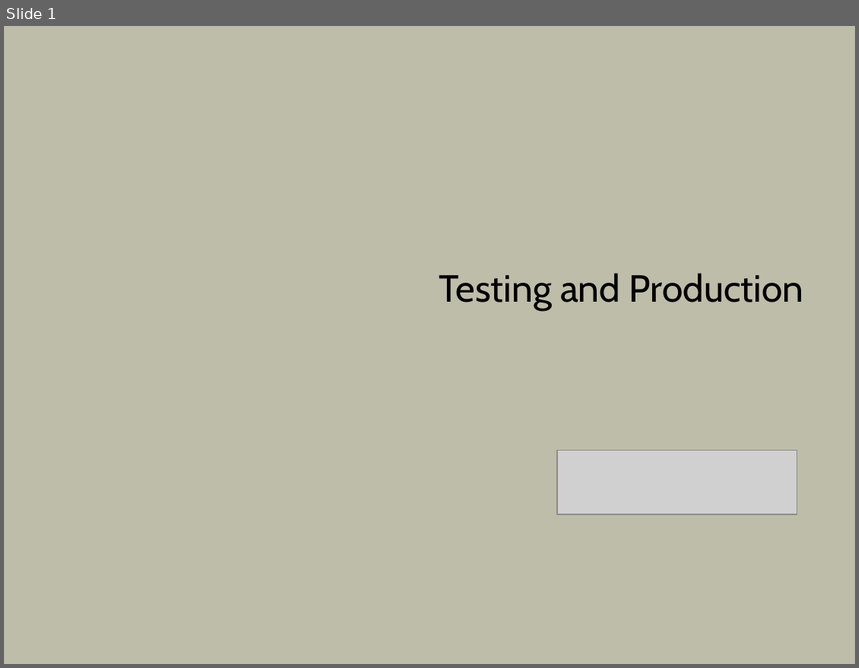
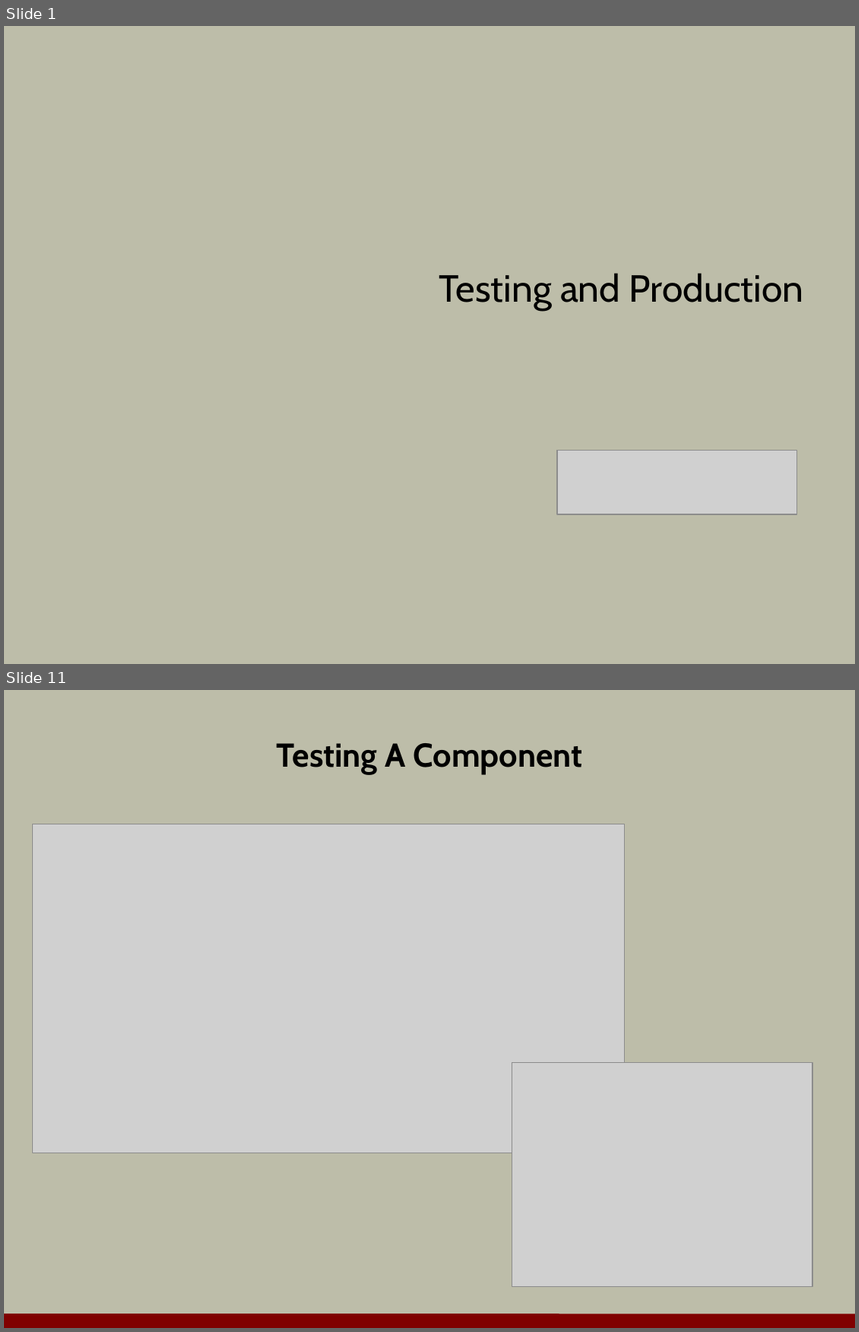
Before and after one commit to OdeToCode/classes, a slide deck: angular2/slides/08-testing.pptx. Shown one above the other, each under a label of ours: slide 1 before the commit, slides 1 and 11 after it; the slides between them are not shown. The pictures are 859x668 and 859x1332 pixels, drawn with LibreOffice and Linux fonts; fonts in the diff are those of the drawing; grey boxes stand for pictures; background and template pictures are left out. Boxes give left, top, right and bottom in pixels: in the first picture for what was removed or moved away, otherwise in the second. Text is boxed around its words. In the diff, an @@ line names an element or a change of style, - is before the commit and + after.

```diff
--- a/angular2/slides/08-testing.pptx
+++ b/angular2/slides/08-testing.pptx
@@ slide 11 added at [4,690,855,1328], background #BDBDA9 @@
@@ title added at [277,743,583,774], 28 pt, text #000000, bold @@
+Testing A Component
@@ picture added at [32,825,624,1153] @@
@@ picture added at [512,1063,813,1287] @@
@@ line added from (4, 1321) to (855, 1322), #800000 12 pt @@
```
Also in this commit, not shown: 1 slide changed, 13 other slides added, 9 slides removed, 1 other file.
